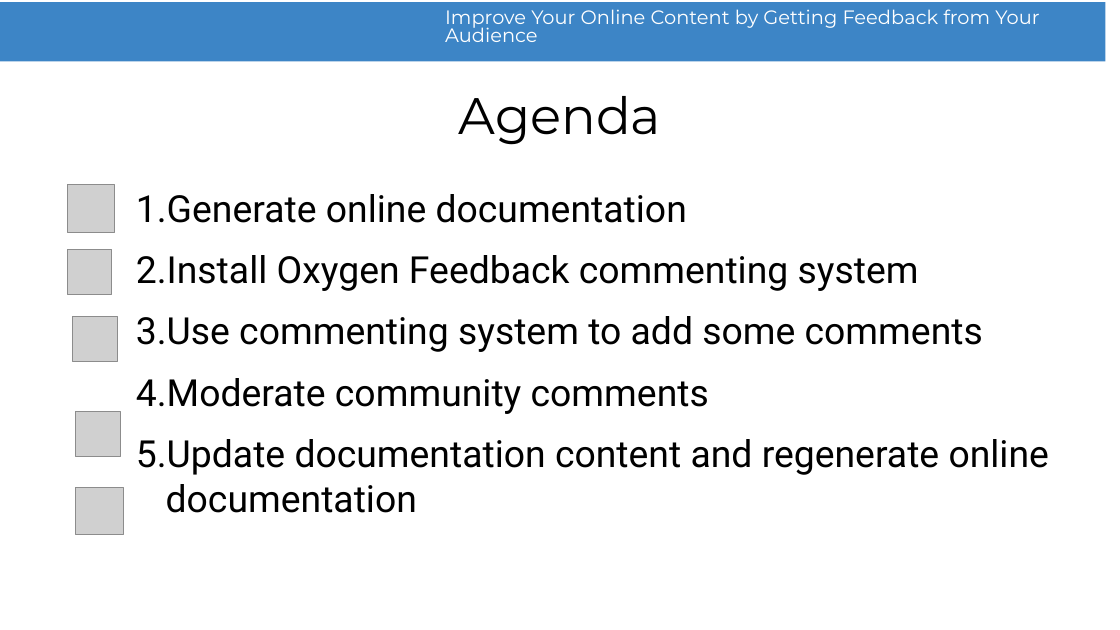
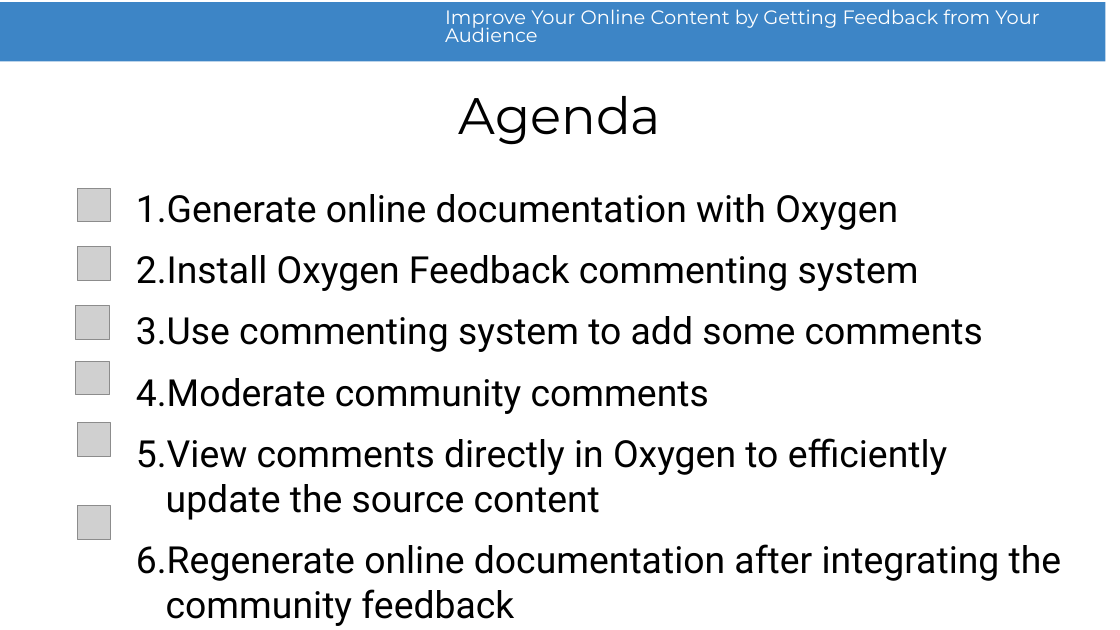
Before and after one commit to radu-pisoi/feedback-presentation, a slide deck: slide 4 of presentation/feedback-demo.odp (slide 2 before the commit). Drawn at 1120x630 pixels with LibreOffice and Linux fonts; fonts in the diff are those of the drawing; grey boxes stand for pictures; background and template pictures are left out. Boxes give left, top, right and bottom in pixels: in the first picture for what was removed or moved away, otherwise in the second. Text is boxed around its words. In the diff, an @@ line names an element or a change of style, - is before the commit and + after.

Commit message:
Presentation update.

```diff
--- a/presentation/feedback-demo.odp
+++ b/presentation/feedback-demo.odp
@@ picture: place and size @@
-picture at [67, 185, 115, 233]
+picture at [77, 188, 111, 222]
@@ text at [136, 194, 898, 230]: text changed @@
-1. Generate online documentation
+1. Generate online documentation with Oxygen
@@ picture: place and size @@
-picture at [67, 250, 112, 294]
+picture at [77, 247, 111, 281]
@@ picture: place and size @@
-picture at [73, 317, 118, 361]
+picture at [76, 306, 109, 339]
@@ picture added at [76, 361, 109, 395] @@
@@ picture: place and size @@
-picture at [76, 412, 120, 456]
+picture at [77, 423, 111, 456]
@@ text at [136, 438, 1062, 581]: text changed @@
-5. Update documentation content and regenerate online documentation
+5. View comments directly in Oxygen to efficiently update the source content
+6. Regenerate online documentation after integrating the community feedback
@@ picture: place and size @@
-picture at [76, 487, 124, 535]
+picture at [77, 506, 111, 539]
```
Also in this commit, not shown: 1 other slide changed, 2 slides added, 1 other file.
